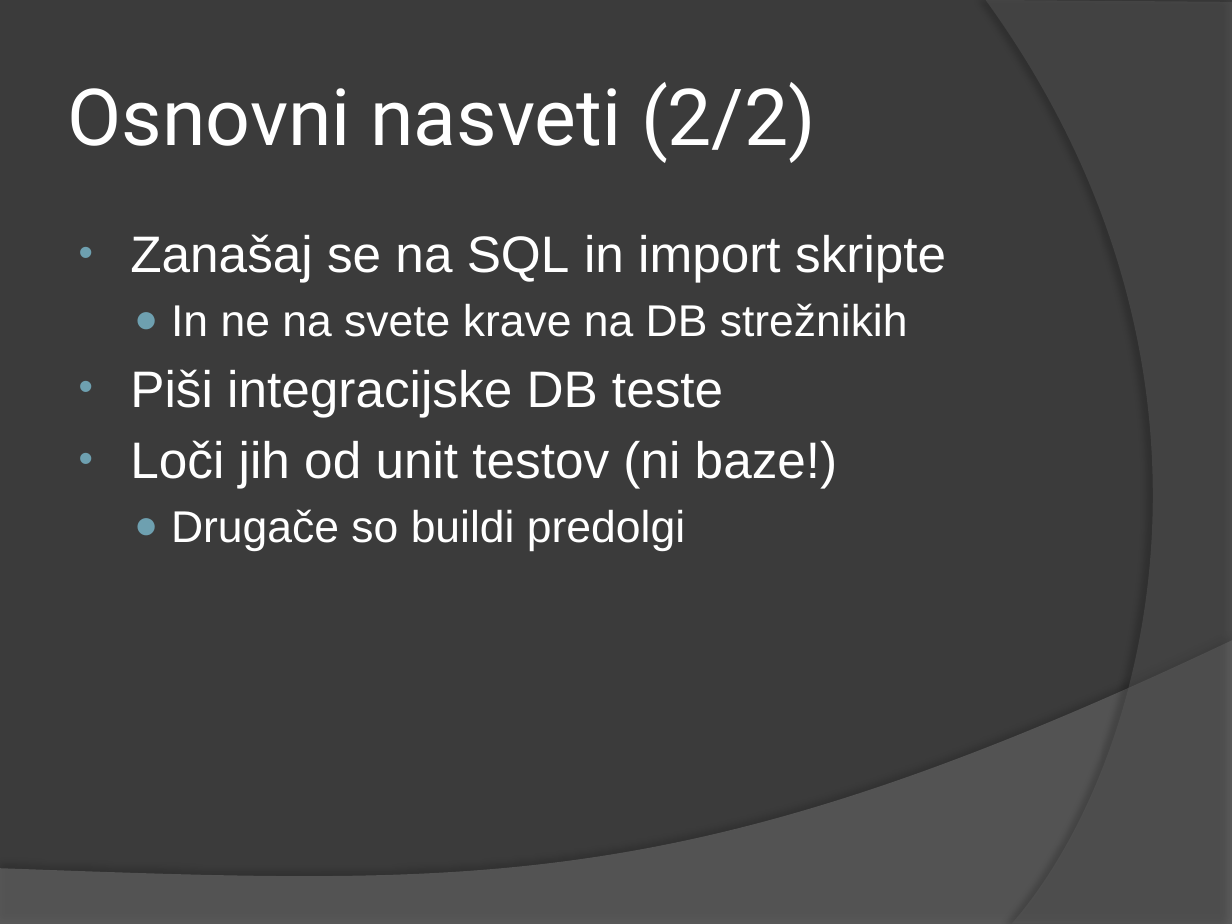
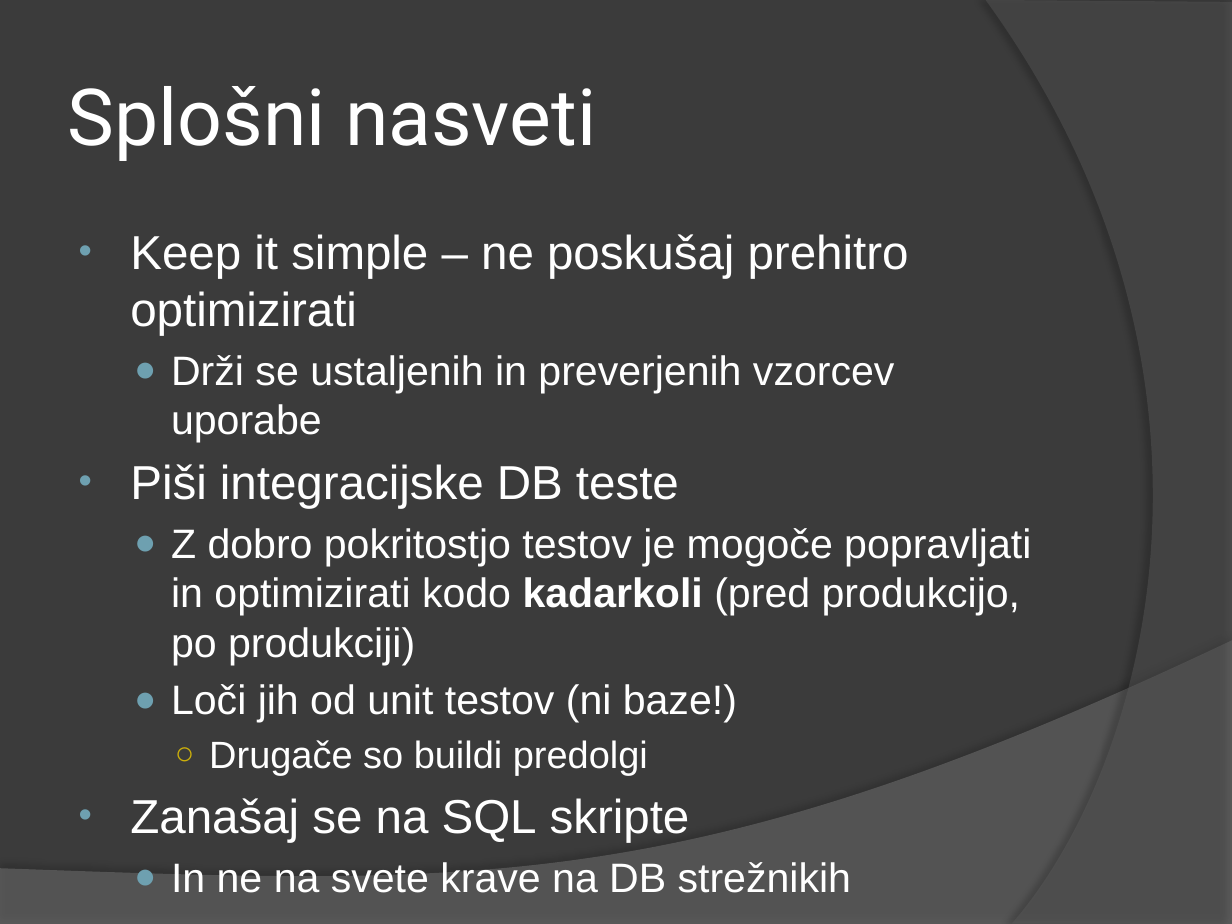
Before and after one commit to breki/Tutis, a slide deck: slide 10 of NHTutorial/docs/NH Presentation.pptx (slide 8 before the commit). Drawn at 1232x924 pixels with LibreOffice and Linux fonts; fonts in the diff are those of the drawing. Boxes give left, top, right and bottom in pixels: in the first picture for what was removed or moved away, otherwise in the second. Text is boxed around its words. In the diff, an @@ line names an element or a change of style, - is before the commit and + after.

```diff
--- a/NHTutorial/docs/NH Presentation.pptx
+++ b/NHTutorial/docs/NH Presentation.pptx
@@ title at [68,86,596,161]: text changed @@
-Osnovni nasveti (2/2)
+Splošni nasveti
@@ text at [130,234,909,442]: text changed; size 26 to 27.8 pt @@
-• Zanašaj se na SQL in import skripte
-  ● In ne na svete krave na DB strežnikih
+• Keep it simple – ne poskušaj prehitro optimizirati
+  ● Drži se ustaljenih in preverjenih vzorcev uporabe
@@ text at [130,464,737,775]: size 30 to 27.8 pt in "Piši integracijske DB teste"; size 30 to 24.1 pt in "Loči jih od unit testov (ni baze!)"; size 26 to 22.2 pt in "Drugače so buildi predolgi"; bullet • to ●; list level 1 to 2 in "Loči jih od unit testov ..."; bullet ● to ○; list level 2 to 3 in "Drugače so buildi predolgi"; bullet colour #6EA0B0 to #CCAF0A @@
@@ text at [171,528,1031,665]: paragraph added @@
+  ● Z dobro pokritostjo testov je mogoče popravljati in optimizirati kodo kadarkoli (pred produkcijo, po produkciji)
@@ text at [130,798,851,893]: paragraphs added @@
+• Zanašaj se na SQL skripte
+  ● In ne na svete krave na DB strežnikih
```
Also in this commit, not shown: 2 other slides changed, 2 slides added, 16 other files.
